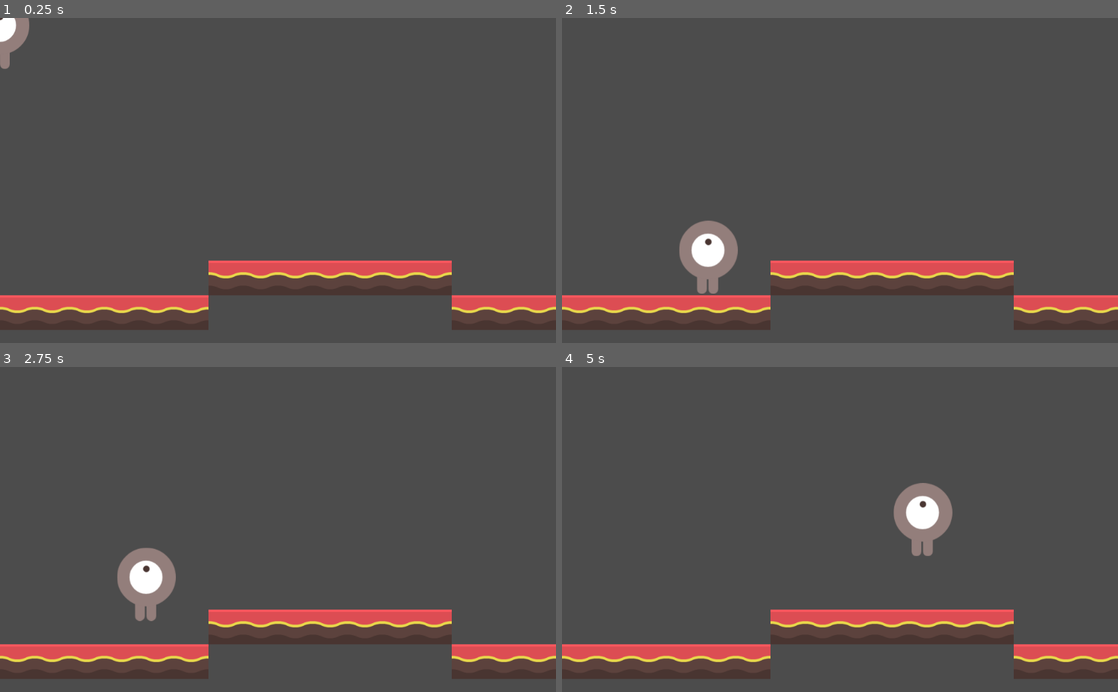
Above: before the commit, frames 1-4 (two rows, left to right).
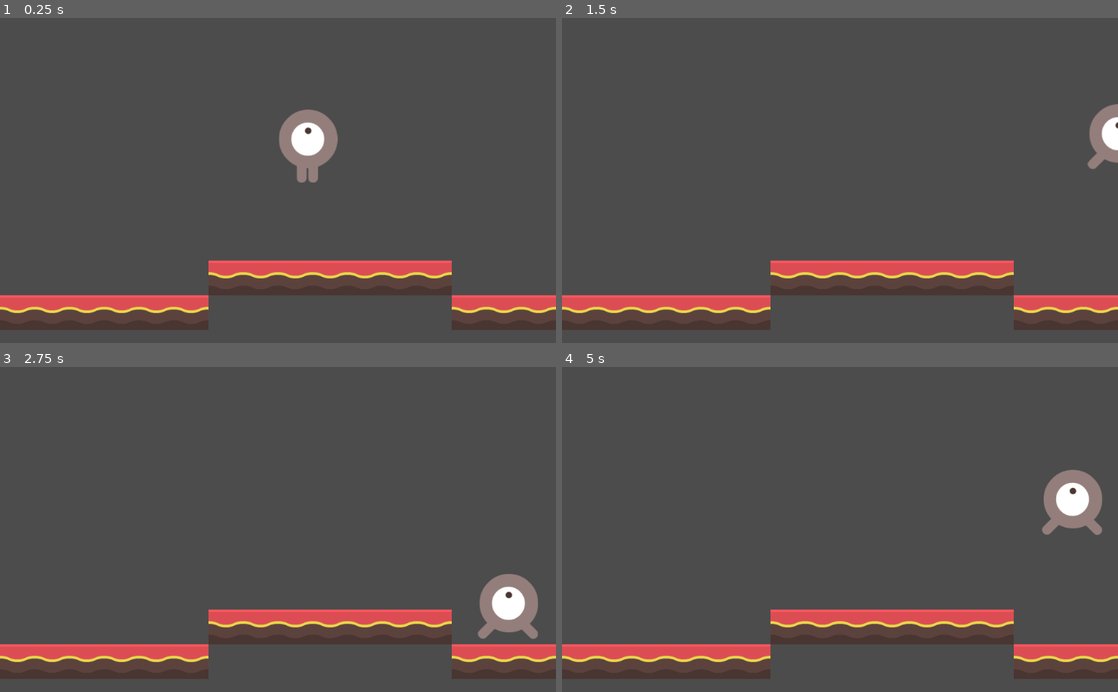
Above: after the commit, the same moments.

Repository: ToaJannox/GameDsgn2019
Game: Godot game, scene res://Node2D.tscn
Two runs of this game, one before a commit and one after it. Both use one fixed random seed, a clock stepped at 60 frames per second and the inputs below.
Inputs:
- Up to frame 1 (0.25 s): no input
- Up to frame 2 (1.5 s): hold Right (ui_right) from 0.53 s (still down); tap Up (ui_up) at 0.77 s
- Up to frame 3 (2.75 s): tap Up (ui_up) at 1.52 s; release Right (ui_right) at 2.03 s; hold Left (ui_left) from 2.03 s (still down)
- Up to frame 4 (5 s): release Left (ui_left) at 2.78 s; hold Right (ui_right) 2.78-4.28 s; tap Up (ui_up) at 3.02, 3.77, 4.52 s; hold Left (ui_left) from 4.28 s (still down)

The runs differ from the first frame. In frame 1, 2.2% of the frame differs, in the area x 0-61%, y 0-51%; in frame 2, 2.5%; in frame 3, 3.3%, in the area x 21-97%, y 55-84%; in frame 4, 3.3%.

Commit message:
change

Diff:
--- a/Godot_Game_Design_2019/Node2D.tscn
+++ b/Godot_Game_Design_2019/Node2D.tscn
@@ -26,15 +26,20 @@
 } ]
 0/z_index = 0
 
-[sub_resource type="SpriteFrames" id=4]
+[sub_resource type="SpriteFrames" id=3]
 animations = [ {
 "frames": [ ExtResource( 3 ), ExtResource( 4 ) ],
-"loop": false,
-"name": "New Anim",
+"loop": true,
+"name": "walk",
+"speed": 5.0
+}, {
+"frames": [ ExtResource( 4 ) ],
+"loop": true,
+"name": "static",
 "speed": 5.0
 } ]
 
-[sub_resource type="RectangleShape2D" id=3]
+[sub_resource type="RectangleShape2D" id=4]
 
 [node name="Node2D" type="Node2D"]
 
@@ -44,16 +49,16 @@
 tile_data = PoolIntArray( 458758, 0, 0, 458759, 0, 0, 458760, 0, 0, 458761, 0, 0, 458762, 0, 0, 458763, 0, 0, 458764, 0, 0, 524288, 0, 0, 524289, 0, 0, 524290, 0, 0, 524291, 0, 0, 524292, 0, 0, 524293, 0, 0, 524301, 0, 0, 524302, 0, 0, 524303, 0, 0 )
 
 [node name="KinematicBody2D" type="KinematicBody2D" parent="."]
+position = Vector2( 567.677, 183.47 )
 script = ExtResource( 2 )
 
 [node name="AnimatedSprite" type="AnimatedSprite" parent="KinematicBody2D"]
-frames = SubResource( 4 )
-animation = "New Anim"
-frame = 1
+frames = SubResource( 3 )
+animation = "static"
 playing = true
 
 [node name="CollisionShape2D" type="CollisionShape2D" parent="KinematicBody2D"]
 scale = Vector2( 5, 7 )
-shape = SubResource( 3 )
+shape = SubResource( 4 )
 
 [node name="Camera2D" type="Camera2D" parent="KinematicBody2D"]
--- a/Godot_Game_Design_2019/playerTest.gd
+++ b/Godot_Game_Design_2019/playerTest.gd
@@ -21,8 +21,12 @@
 var on_air_time = 100
 var jumping = false
 
+var screen_size
+
 var prev_jump_pressed = false
 
+func _ready():
+    screen_size = get_viewport_rect().size
 
 func _process(delta):
 	# Create forces
@@ -31,17 +35,18 @@
 	var walk_left = Input.is_action_pressed("ui_left")
 	var walk_right = Input.is_action_pressed("ui_right")
 	var jump = Input.is_action_pressed("ui_up")
-
+	$AnimatedSprite.animation = "static"
 	var stop = true
 
 	if walk_left:
 		if velocity.x <= WALK_MIN_SPEED and velocity.x > -WALK_MAX_SPEED:
 			force.x -= WALK_FORCE
-			#$AnimatedSprite.animation = "walk"
+			$AnimatedSprite.animation = "walk"
 			stop = false
 	elif walk_right:
 		if velocity.x >= -WALK_MIN_SPEED and velocity.x < WALK_MAX_SPEED:
 			force.x += WALK_FORCE
+			$AnimatedSprite.animation = "walk"
 			stop = false
 
 	if stop:
@@ -59,6 +64,10 @@
 	# Integrate velocity into motion and move
 	velocity = move_and_slide(velocity, Vector2(0, -1))
 
+	position += velocity * delta
+	position.x = clamp(position.x, 0, screen_size.x)
+	position.y = clamp(position.y, 0, screen_size.y)
+
 	if is_on_floor():
 		on_air_time = 0
 
